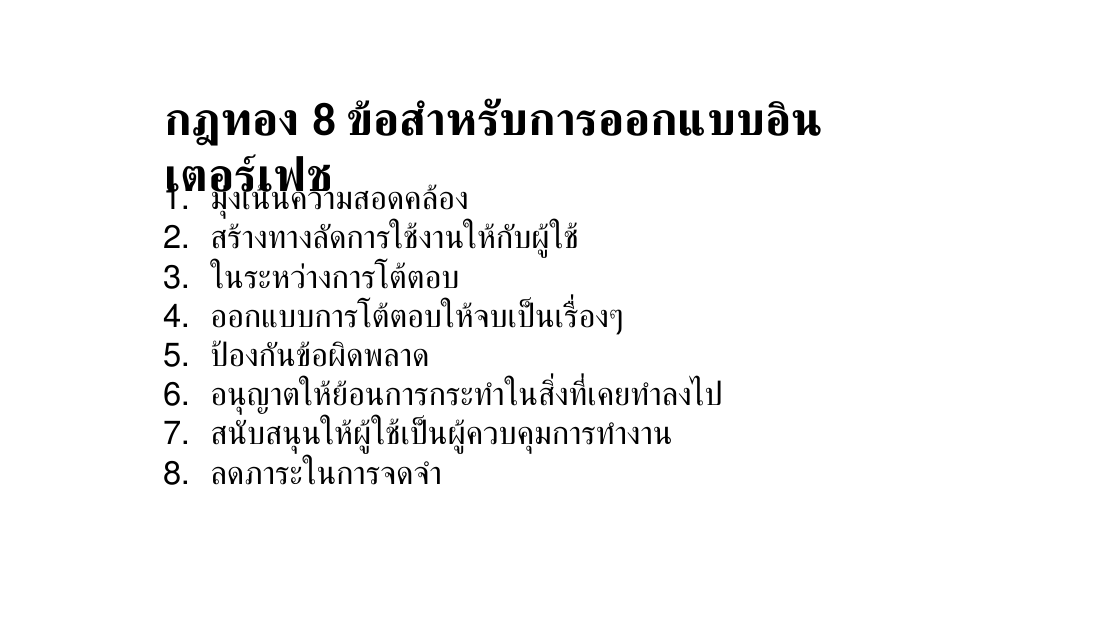
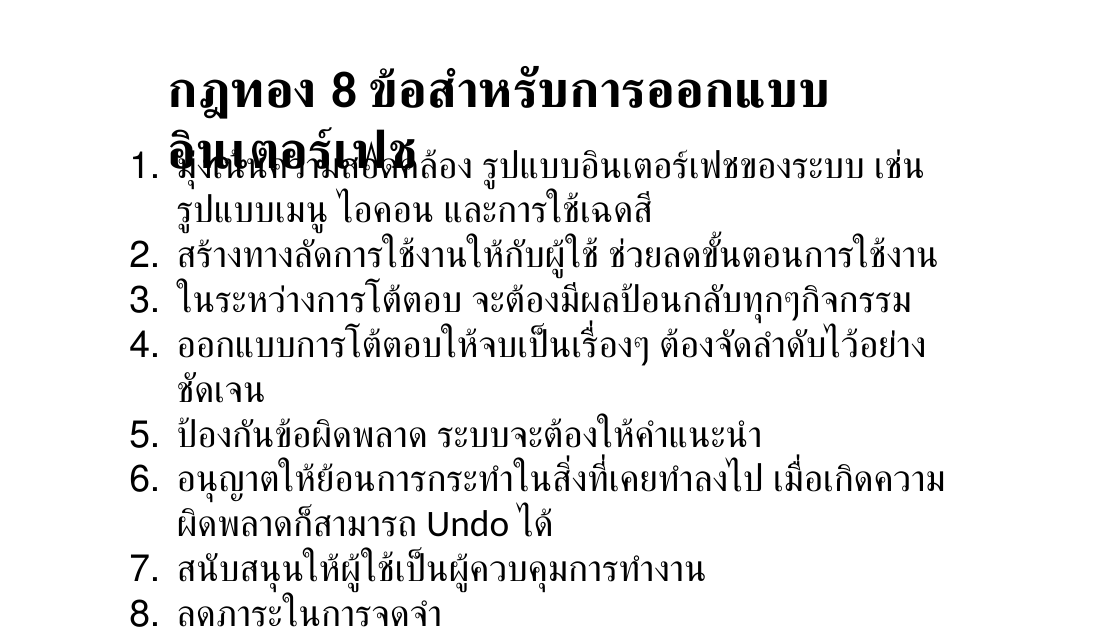
Before and after one commit to praew06/cpsc322_work, a slide deck: slide 2 of บทที่8.pptx. Drawn at 1120x630 pixels with LibreOffice and Linux fonts; fonts in the diff are those of the drawing; background and template pictures are left out. Boxes give left, top, right and bottom in pixels: in the first picture for what was removed or moved away, otherwise in the second. Text is boxed around its words. In the diff, an @@ line names an element or a change of style, - is before the commit and + after.

```diff
--- a/บทที่8.pptx
+++ b/บทที่8.pptx
@@ text "กฎทอง 8 ข้อสำหรับการออกแบบอินเตอร์เฟช": place and size @@
-text "กฎทอง 8 ข้อสำหรับการออกแบบอินเตอร์เฟช" at <box>164,99,823,205</box>
+text "กฎทอง 8 ข้อสำหรับการออกแบบอินเตอร์เฟช" at <box>168,67,531,182</box>
@@ text "กฎทอง 8 ข้อสำหรับการออกแบบอินเตอร์เฟช" at <box>168,67,531,182</box>: size 40 to 44 pt @@
@@ text "มุ่งเน้นความสอดคล้อง รูปแบบอินเตอร์เฟชของระบบ เช่น รูปแบบเมน ...": place and size @@
-text "มุ่งเน้นความสอดคล้อง รูปแบบอินเตอร์เฟชของระบบ เช่น รูปแบบเมน ..." at <box>210,183,722,485</box>
+text "มุ่งเน้นความสอดคล้อง รูปแบบอินเตอร์เฟชของระบบ เช่น รูปแบบเมน ..." at <box>177,149,946,592</box>
@@ text at <box>177,149,946,537</box>: text changed; size 28 to 32 pt @@
-1. มุ่งเน้นความสอดคล้อง
-2. สร้างทางลัดการใช้งานให้กับผู้ใช้
-3. ในระหว่างการโต้ตอบ
-4. ออกแบบการโต้ตอบให้จบเป็นเรื่องๆ
-5. ป้องกันข้อผิดพลาด
-6. อนุญาตให้ย้อนการกระทำในสิ่งที่เคยทำลงไป
+1. มุ่งเน้นความสอดคล้อง รูปแบบอินเตอร์เฟชของระบบ เช่น รูปแบบเมนู ไอคอน และการใช้เฉดสี
+2. สร้างทางลัดการใช้งานให้กับผู้ใช้ ช่วยลดขั้นตอนการใช้งาน
+3. ในระหว่างการโต้ตอบ จะต้องมีผลป้อนกลับทุกๆกิจกรรม
+4. ออกแบบการโต้ตอบให้จบเป็นเรื่องๆ ต้องจัดลำดับไว้อย่างชัดเจน
+5. ป้องกันข้อผิดพลาด ระบบจะต้องให้คำแนะนำ
+6. อนุญาตให้ย้อนการกระทำในสิ่งที่เคยทำลงไป เมื่อเกิดความผิดพลาดก็สามารถ Undo ได้
@@ text at <box>177,552,707,592</box>: size 28 to 32 pt in "สนับสนุนให้ผู้ใช้เป็นผู้ควบคุมการทำงาน", "ลดภาระในการจดจำ" @@
```
Also in this commit, not shown: 6 other slides changed, 1 slide added, 1 other file.
